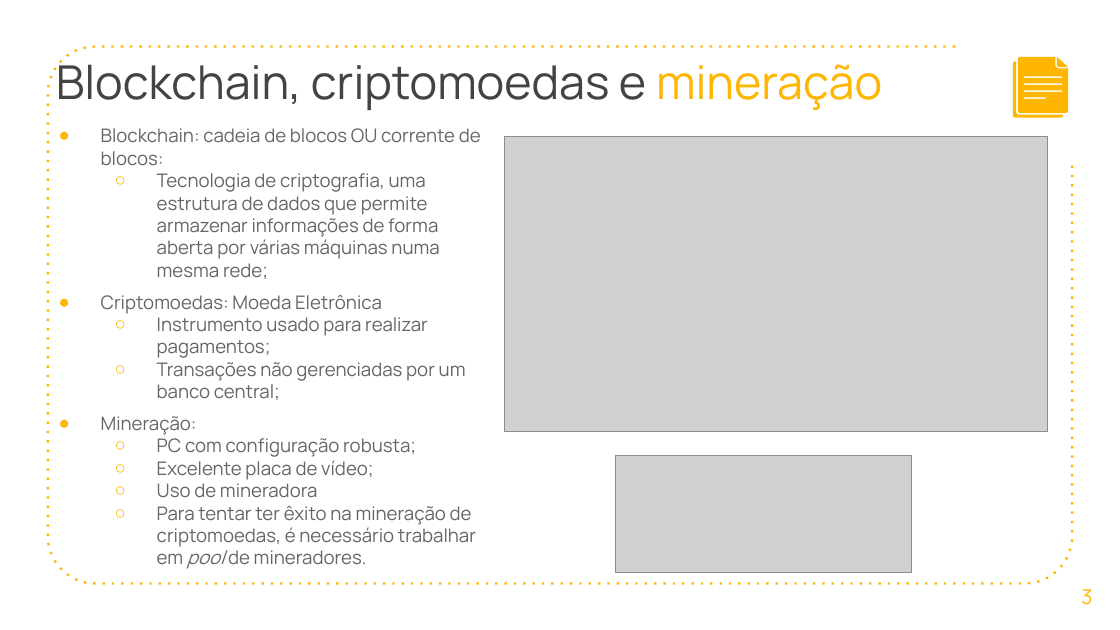
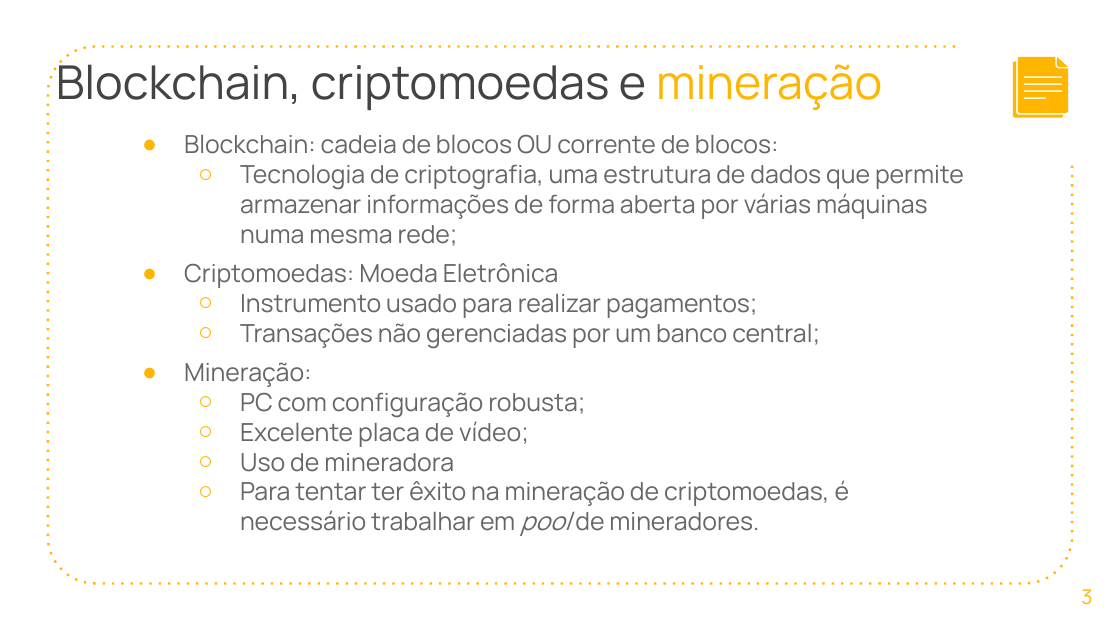
Before and after one commit to Fabicaneyu/.mineHash, a slide deck: slide 3 of Documentação/Slides/Apresentação_mineHash.pptx. Drawn at 1120x630 pixels with LibreOffice and Linux fonts; fonts in the diff are those of the drawing; grey boxes stand for pictures. Boxes give left, top, right and bottom in pixels: in the first picture for what was removed or moved away, otherwise in the second. Text is boxed around its words. In the diff, an @@ line names an element or a change of style, - is before the commit and + after.

Commit message:
Slide | Apresentação

```diff
--- a/Documentação/Slides/Apresentação_mineHash.pptx
+++ b/Documentação/Slides/Apresentação_mineHash.pptx
@@ text "Blockchain: cadeia de blocos OU ...": place and size @@
-text "Blockchain: cadeia de blocos OU ..." at <box>101,128,481,569</box>
+text "Blockchain: cadeia de blocos OU ..." at <box>184,134,964,506</box>
@@ text "Blockchain: cadeia de blocos OU ..." at <box>184,134,964,506</box>: size 12 to 16 pt @@
@@ picture removed at <box>504,137,1047,431</box> @@
@@ picture removed at <box>616,455,913,572</box> @@
```
Also in this commit, not shown: 1 other slide changed.
